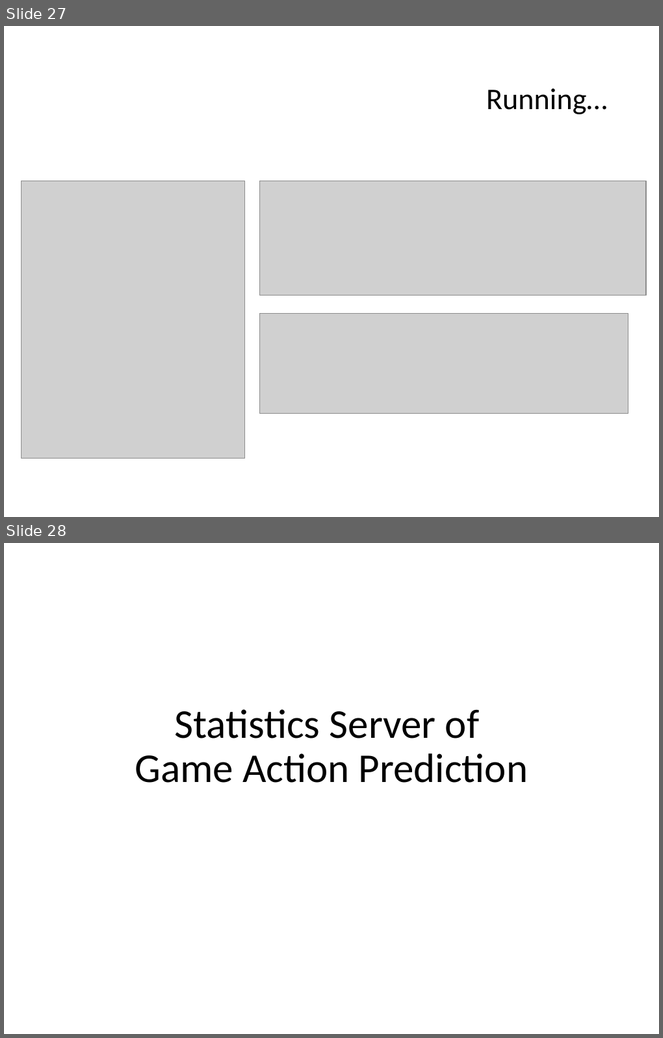
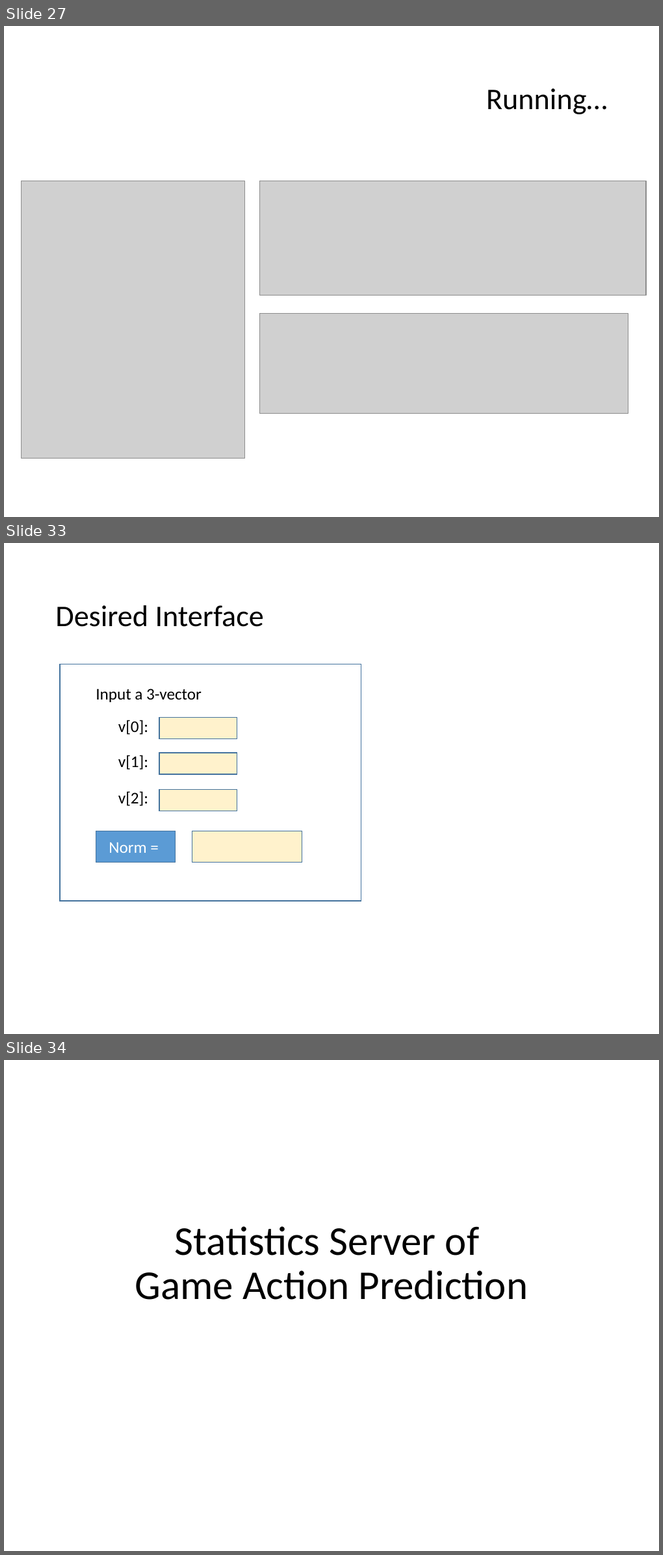
Before and after one commit to jyunming-chen/node-study, a slide deck: study.pptx. Shown one above the other, each under a label of ours: slides 27 and 28 before the commit, slides 27, 33 and 34 after it; the slides between them are not shown. The pictures are 663x1038 and 663x1555 pixels, drawn with LibreOffice and Linux fonts; fonts in the diff are those of the drawing; grey boxes stand for pictures. Boxes give left, top, right and bottom in pixels: in the first picture for what was removed or moved away, otherwise in the second. Text is boxed around its words. In the diff, an @@ line names an element or a change of style, - is before the commit and + after.

Commit message:
add vectorNorm

```diff
--- a/study.pptx
+++ b/study.pptx
@@ slide 33 added at [4, 543, 659, 1034], background #FFFFFF @@
@@ title added at [55, 605, 264, 627], 33 pt, text #000000 @@
+Desired Interface
@@ group added at [60, 664, 361, 901]: 6 rectangles, 4 texts @@
+Input a 3-vector
+v[0]:
+v[1]:
+v[2]:
+Norm =
@@ what was slide 28 is now slide 34 @@
```
Also in this commit, not shown: 1 slide changed, 5 other slides added, 28 other files.
